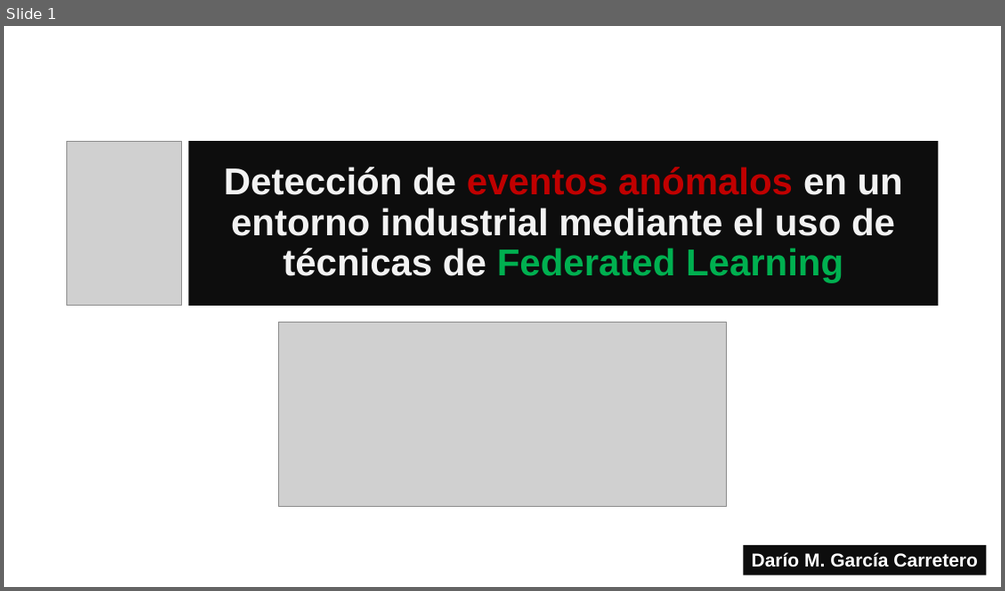
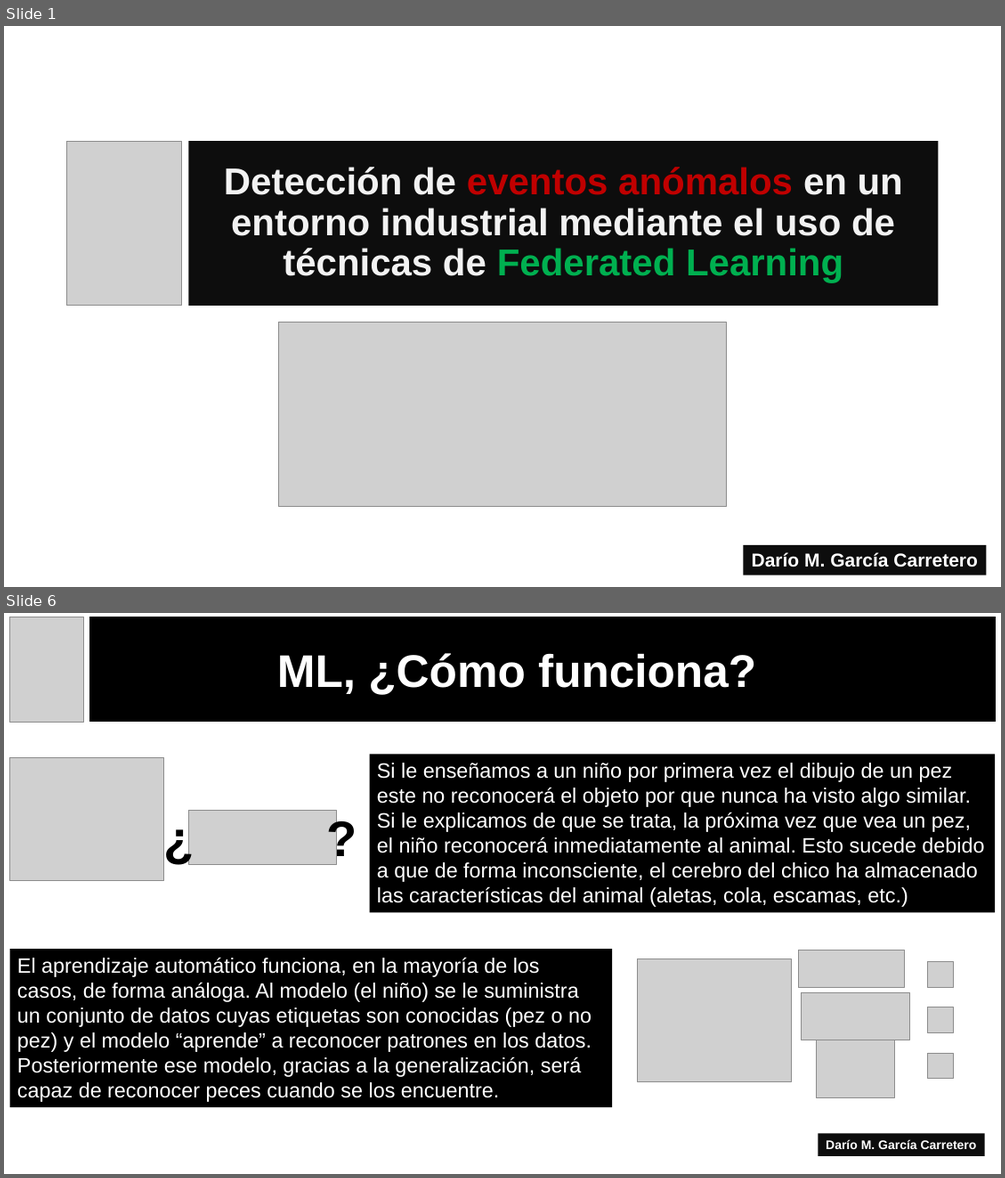
Before and after one commit to Borogum/masterdatacience, a slide deck: doc/TFM.pptx. Shown one above the other, each under a label of ours: slide 1 before the commit, slides 1 and 6 after it; the slides between them are not shown. The pictures are 1005x591 and 1005x1178 pixels, drawn with LibreOffice and Linux fonts; fonts in the diff are those of the drawing; grey boxes stand for pictures. Boxes give left, top, right and bottom in pixels: in the first picture for what was removed or moved away, otherwise in the second. Text is boxed around its words. In the diff, an @@ line names an element or a change of style, - is before the commit and + after.

```diff
--- a/doc/TFM.pptx
+++ b/doc/TFM.pptx
@@ slide 6 added at (4,613,1001,1174), background #FFFFFF @@
@@ picture added at (10,617,83,722) @@
@@ rectangle added at (90,617,995,721), fill #000000, outline #000000 1 pt @@
@@ text added at (277,653,756,695), 44 pt, text #FFFFFF, bold @@
+ML, ¿Cómo funciona?
@@ picture added at (10,758,164,881) @@
@@ rectangle added at (370,755,995,913), fill #000000, 20 pt, text #FFFFFF @@
+Si le enseñamos a un niño por primera vez el dibujo de un pez este no reconocerá el objeto por que nunca ha visto algo similar. Si le explicamos de que se trata, la próxima vez que vea un pez, el niño reconocerá inmediatamente al animal. Esto sucede debido a que de forma inconsciente, el cerebro del chico ha almacenado las características del animal (aletas, cola, escamas, etc.)
@@ text added at (156,803,193,872), 48 pt, text #000000, bold @@
+¿
@@ picture added at (189,811,337,865) @@
@@ text added at (319,803,355,872), 48 pt, text #000000, bold @@
+?
@@ rectangle added at (10,949,612,1107), fill #000000, 20 pt, text #FFFFFF @@
+El aprendizaje automático funciona, en la mayoría de los casos, de forma análoga. Al modelo (el niño) se le suministra un conjunto de datos cuyas etiquetas son conocidas (pez o no pez) y el modelo “aprende” a reconocer patrones en los datos. Posteriormente ese modelo, gracias a la generalización, será capaz de reconocer peces cuando se los encuentre.
@@ picture added at (638,959,792,1082) @@
@@ picture added at (798,950,905,988) @@
@@ picture added at (928,962,954,987) @@
@@ picture added at (801,993,909,1040) @@
@@ picture added at (928,1007,954,1032) @@
@@ picture added at (816,1036,894,1097) @@
@@ picture added at (928,1053,954,1078) @@
@@ rectangle added at (818,1134,985,1156), fill #0D0D0D, 12 pt, text #FFFFFF, bold @@
+Darío M. García Carretero
```
Also in this commit, not shown: 3 slides changed, 2 other slides added.
